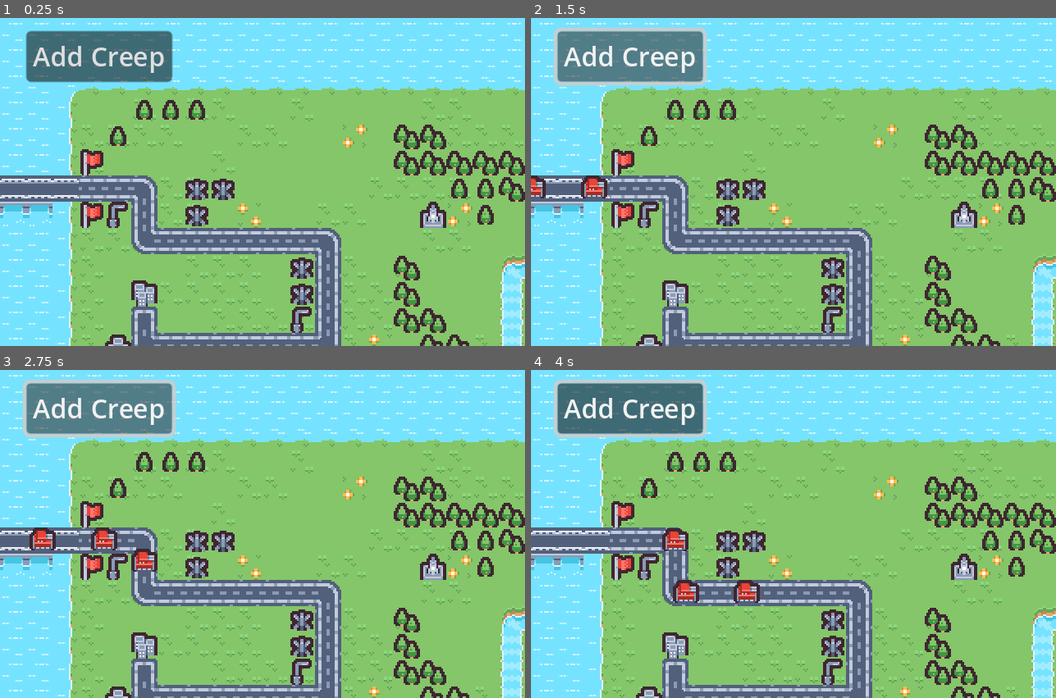
Above: before the commit, frames 1-4 (two rows, left to right).
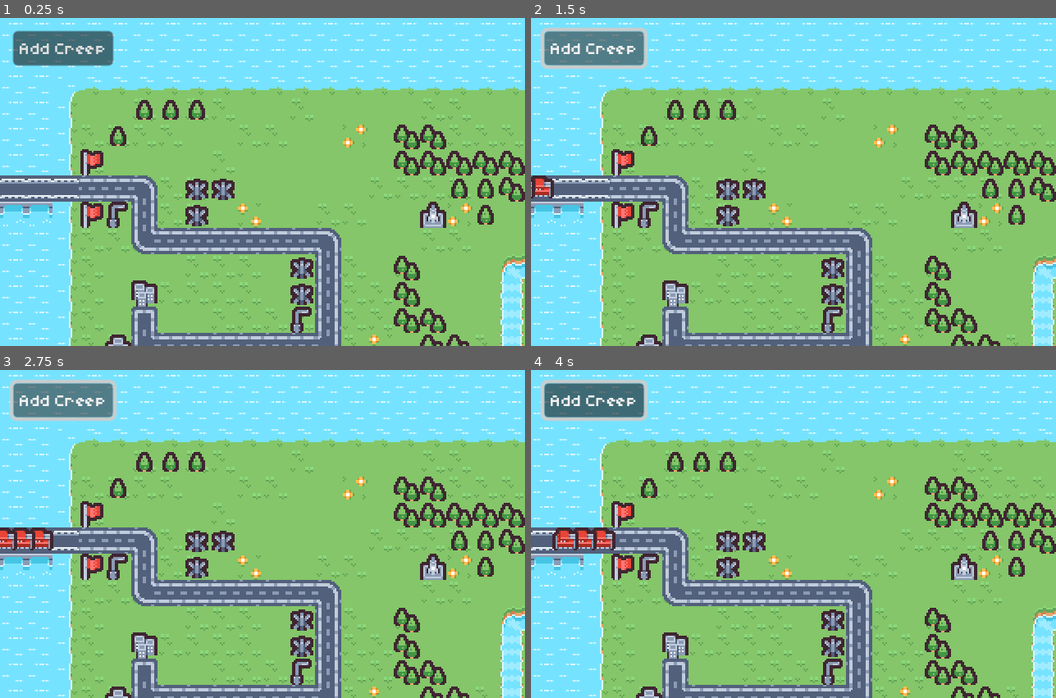
Above: after the commit, the same moments.

Repository: pinkkis/godot-td
Game: Godot game, scene res://scenes/game.tscn
Two runs of this game, one before a commit and one after it. Both use one fixed random seed, a clock stepped at 60 frames per second and the inputs below. Before the commit the project starts from res://scenes/world.tscn.
Inputs (mouse positions are in pixels of both pictures, inside the frame that each line leads up to):
- Up to frame 1 (0.25 s): no input
- Up to frame 2 (1.5 s): click "Add Creep" at 0.5 s; click "Add Creep" at 1.25 s
- Up to frame 3 (2.75 s): click "Add Creep" at 2 s
- Up to frame 4 (4 s): move the mouse to (909, 517) at 2.77 s; click (909, 517) at 2.92 s; drag from (688, 550) to (767, 599) at 3.52 s

The runs differ from the first frame. In frame 1, 3.5% of the frame differs, in the area x 2-33%, y 3-20%; in frame 2, 4.5%; in frame 3, 5.1%; in frame 4, 5.7%, in the area x 1-44%, y 3-71%.

Commit message:
add new root and move ui to separate layer

Diff:
--- a/project.godot
+++ b/project.godot
@@ -11,7 +11,7 @@
 [application]
 
 config/name="Tower Defense"
-run/main_scene="res://scenes/world.tscn"
+run/main_scene="res://scenes/game.tscn"
 config/features=PackedStringArray("4.2", "GL Compatibility")
 config/icon="res://icon.svg"
 
--- a/scenes/creep.tscn
+++ b/scenes/creep.tscn
@@ -15,4 +15,4 @@
 [node name="PathFollowComponent" type="Node" parent="." node_paths=PackedStringArray("actor")]
 script = ExtResource("3_uq66i")
 actor = NodePath("..")
-velocity = 50.0
+velocity = 15.0
--- a/scenes/world.tscn
+++ b/scenes/game.tscn
@@ -1,11 +1,12 @@
-[gd_scene load_steps=14 format=3 uid="uid://dc3f506rsm3tk"]
-
-[ext_resource type="Script" path="res://scripts/world.gd" id="1_50kcq"]
-[ext_resource type="Texture2D" uid="uid://bfk5vfqgyqqws" path="res://assets/tilemap.png" id="1_w7c60"]
-[ext_resource type="Script" path="res://scripts/CameraMove.gd" id="2_7yhb7"]
+[gd_scene load_steps=15 format=3 uid="uid://dc3f506rsm3tk"]
+
+[ext_resource type="Script" path="res://scripts/game.gd" id="1_ho3w0"]
+[ext_resource type="Texture2D" uid="uid://bfk5vfqgyqqws" path="res://assets/tilemap.png" id="2_wypjb"]
+[ext_resource type="Script" path="res://scripts/CameraMove.gd" id="3_eirg3"]
+[ext_resource type="FontFile" uid="uid://vkpc8dgfcnso" path="res://assets/Kenney Mini.ttf" id="4_5i2aq"]
 
 [sub_resource type="TileSetAtlasSource" id="TileSetAtlasSource_s1s7k"]
-texture = ExtResource("1_w7c60")
+texture = ExtResource("2_wypjb")
 separation = Vector2i(1, 1)
 0:0/0 = 0
 1:0/0 = 0
@@ -276,9 +277,11 @@
 }]
 
 [node name="World" type="Node2D"]
-script = ExtResource("1_50kcq")
-
-[node name="TileMap" type="TileMap" parent="."]
+
+[node name="Game" type="Node2D" parent="."]
+script = ExtResource("1_ho3w0")
+
+[node name="TileMap" type="TileMap" parent="Game"]
 tile_set = SubResource("TileSet_hrwqa")
 format = 2
 layer_0/name = "background"
@@ -286,60 +289,57 @@
 layer_1/name = "level"
 layer_1/tile_data = PackedInt32Array(393216, 262144, 7, 458752, 262144, 8, 393217, 262144, 7, 458753, 262144, 8, 393218 …(5094 unchanged characters)…
 
-[node name="CreepPath" type="Path2D" parent="TileMap"]
+[node name="CreepPath" type="Path2D" parent="Game/TileMap"]
 curve = SubResource("Curve2D_m8y6l")
 
-[node name="Camera2D" type="Camera2D" parent="."]
+[node name="AnimatedSprite2D" type="AnimatedSprite2D" parent="Game/TileMap"]
+position = Vector2(56, 88)
+sprite_frames = SubResource("SpriteFrames_sg7c5")
+animation = &"red_flag"
+autoplay = "red_flag"
+frame_progress = 0.908735
+
+[node name="AnimatedSprite2D2" type="AnimatedSprite2D" parent="Game/TileMap"]
+position = Vector2(56, 120)
+sprite_frames = SubResource("SpriteFrames_sg7c5")
+animation = &"red_flag"
+autoplay = "red_flag"
+frame_progress = 0.761091
+
+[node name="AnimatedSprite2D3" type="AnimatedSprite2D" parent="Game/TileMap"]
+position = Vector2(608, 312)
+sprite_frames = SubResource("SpriteFrames_sg7c5")
+animation = &"blue_flag"
+autoplay = "blue_flag"
+frame_progress = 0.737626
+
+[node name="AnimatedSprite2D4" type="AnimatedSprite2D" parent="Game/TileMap"]
+position = Vector2(608, 344)
+sprite_frames = SubResource("SpriteFrames_sg7c5")
+animation = &"blue_flag"
+autoplay = "blue_flag"
+frame_progress = 0.662048
+
+[node name="Camera2D" type="Camera2D" parent="Game"]
 anchor_mode = 0
 limit_left = 0
 limit_top = 0
 limit_right = 640
 limit_bottom = 400
 editor_draw_limits = true
-script = ExtResource("2_7yhb7")
-
-[node name="AnimatedSprite2D" type="AnimatedSprite2D" parent="."]
-position = Vector2(56, 88)
-sprite_frames = SubResource("SpriteFrames_sg7c5")
-animation = &"red_flag"
-autoplay = "red_flag"
-frame_progress = 0.908735
-
-[node name="AnimatedSprite2D2" type="AnimatedSprite2D" parent="."]
-position = Vector2(56, 120)
-sprite_frames = SubResource("SpriteFrames_sg7c5")
-animation = &"red_flag"
-autoplay = "red_flag"
-frame_progress = 0.761091
-
-[node name="AnimatedSprite2D3" type="AnimatedSprite2D" parent="."]
-position = Vector2(608, 312)
-sprite_frames = SubResource("SpriteFrames_sg7c5")
-animation = &"blue_flag"
-autoplay = "blue_flag"
-frame_progress = 0.737626
-
-[node name="AnimatedSprite2D4" type="AnimatedSprite2D" parent="."]
-position = Vector2(608, 344)
-sprite_frames = SubResource("SpriteFrames_sg7c5")
-animation = &"blue_flag"
-autoplay = "blue_flag"
-frame_progress = 0.662048
-
-[node name="Creeps" type="Node" parent="."]
-
-[node name="UI" type="Control" parent="."]
-layout_mode = 3
-anchors_preset = 0
-offset_right = 40.0
-offset_bottom = 40.0
+script = ExtResource("3_eirg3")
+
+[node name="Creeps" type="Node" parent="Game"]
+
+[node name="UI" type="CanvasLayer" parent="."]
 
 [node name="Add Creep" type="Button" parent="UI"]
-layout_mode = 2
-offset_left = 16.0
+offset_left = 8.0
 offset_top = 8.0
-offset_right = 105.0
-offset_bottom = 39.0
+offset_right = 69.0
+offset_bottom = 29.0
+theme_override_fonts/font = ExtResource("4_5i2aq")
+theme_override_font_sizes/font_size = 10
 text = "Add Creep"
 
-[connection signal="pressed" from="UI/Add Creep" to="." method="_on_add_creep_pressed"]
+[connection signal="pressed" from="UI/Add Creep" to="Game" method="_on_add_creep_pressed"]
--- a/scripts/Components/PathFollow.gd
+++ b/scripts/Components/PathFollow.gd
@@ -8,7 +8,6 @@
 var path: Path2D
 var path_finish: Signal
 
-
 func _notification(what):
 	if what == NOTIFICATION_PREDELETE:
 		follower.queue_free()
@@ -16,7 +15,7 @@
 func _ready():
 	get_parent().add_user_signal("path_finish")
 	path_finish = Signal(get_parent(), "path_finish")
-	path = get_parent().world.find_child("CreepPath", true)
+	path = get_parent().game.find_child("CreepPath", true)
 	follower = PathFollow2D.new()
 	follower.rotates = false
 	follower.loop = false
--- a/scripts/Unit.gd
+++ b/scripts/Unit.gd
@@ -1,4 +1,4 @@
 class_name Unit
 extends Node2D
 
-@export var world: Node
+@export var game: Node
--- a/scripts/world.gd
+++ b/scripts/game.gd
@@ -1,7 +1,8 @@
 extends Node2D
 
 @onready var creeps = $Creeps
-@onready var world = $"."
+@onready var game = $"."
+
 
 const CreepScene = preload("res://scenes/creep.tscn")
 
@@ -15,7 +16,7 @@
 
 func _on_add_creep_pressed():
 	var creep: Creep = CreepScene.instantiate()
-	creep.world = world
+	creep.game = game
 	creeps.add_child(creep)
 	creep.connect("path_finish", _on_creep_path_finished.bind(creep))
 
Not shown: 1 places in scenes/game.tscn that only renumber resources
